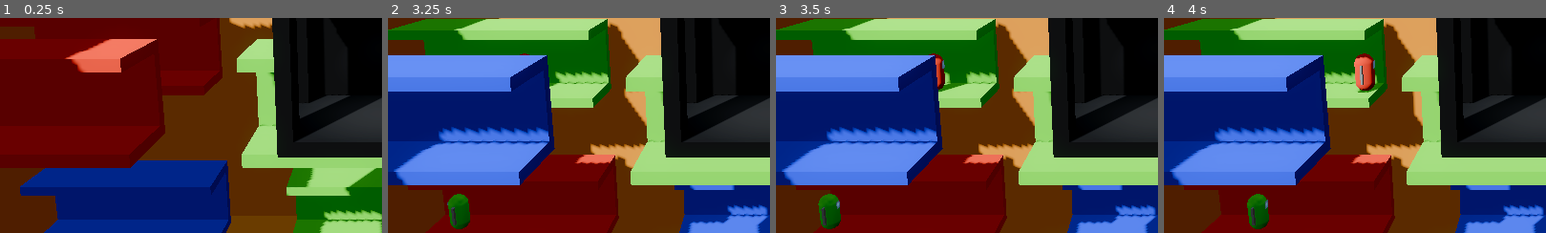
Above: before the commit, frames 1-4 (left to right).
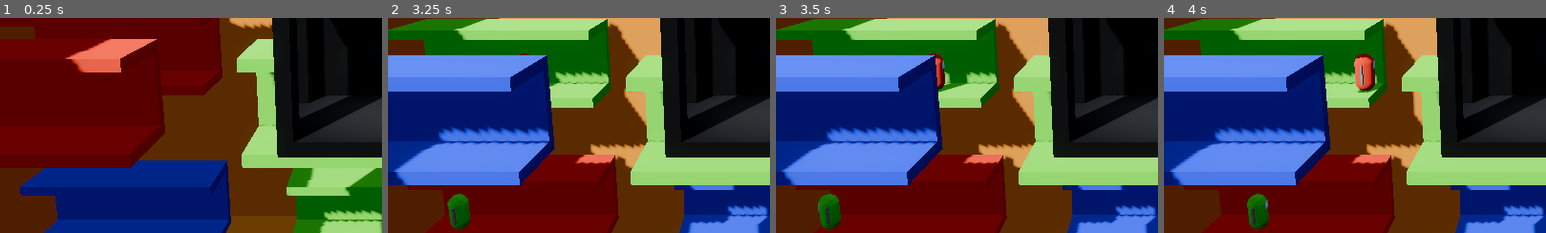
Above: after the commit, the same moments.

Repository: GriffinBaxter/Prof-Oddheart-or-How-I-Learned-to-Stop-Worrying-and-Love-the-Elevator
Game: Godot game, scene res://Scenes/main.tscn
Same seed, same stepped clock (60 frames per second), same inputs: the game is played once before the commit and once after it. This scene is started directly instead of the project's main scene. The engine's default icon, where the game draws it, is replaced by a stand-in: a white triangle on a blue panel in a dark square. Sound files missing from this copy of the repository are replaced by a short silence.
Inputs:
- Up to frame 1 (0.25 s): no input
- Up to frame 2 (3.25 s): tap Enter at 0.5 s; hold W (up) from 0.53 s (still down); tap Q (drop) every 0.75 s from 0.6 to 2.85 s
- Up to frame 3 (3.5 s): keep holding W (up)
- Up to frame 4 (4 s): keep holding W (up); tap Q (drop) at 3.6 s
The pictures show only the part of the screen within x 0-50%, y 43-93%; the shares and areas given below are measured in that part.

Frames 1-2 are identical in both runs. In frame 3, 0.2% of the frame differs, in the area x 11-17%, y 84-97%; in frame 4, nothing differs.

Commit message:
$12a: Updated all player rotations to be smooth

Diff:
--- a/Scripts/person_base.gd
+++ b/Scripts/person_base.gd
@@ -60,10 +60,20 @@
 		if !elevator_ding.playing or elevator_ding.get_playback_position() >= 2:
 			elevator_ding.play()
 
+		await get_tree().create_timer(0.5).timeout
+		tween.stop()
+
 
 func drop_off(new_direction: int, corridor_colour := Color.TRANSPARENT) -> void:
 	if corridor_colour == colour or corridor_colour == Color.TRANSPARENT:
 		direction = new_direction
+		var tween := create_tween()
+		(
+			tween
+			. tween_property(self, "rotation_degrees:y", 90 if direction >= 0 else -90, 0.5)
+			. set_trans(Tween.TRANS_SINE)
+			. set_ease(Tween.EASE_OUT)
+		)
 		rotation_degrees.y = 90 if direction >= lerp(0, 90, 0.75) else lerp(0, -90, 0.75)
 		in_elevator = false
 		if corridor_colour == Color.TRANSPARENT:
@@ -73,6 +83,8 @@
 		elevator.people_in_elevator.remove_at(elevator.people_in_elevator.find(self))
 		if !elevator_ding.playing or elevator_ding.get_playback_position() >= 2:
 			elevator_ding.play()
+		await get_tree().create_timer(0.5).timeout
+		tween.stop()
 
 
 func die() -> void:
@@ -84,10 +96,17 @@
 func handle_collision_outer_walls(ray: RayCast3D) -> void:
 	if ray.is_colliding():
 		var col := ray.get_collider()
-		if col != null:
-			if col.is_in_group("outer_walls"):
-				direction = -direction
-				rotation_degrees.y = 90 if direction >= 0 else -90
+		if col != null and col.is_in_group("outer_walls"):
+			direction = -direction
+			var tween := create_tween()
+			(
+				tween
+				. tween_property(self, "rotation_degrees:y", 90 if direction >= 0 else -90, 0.5)
+				. set_trans(Tween.TRANS_SINE)
+				. set_ease(Tween.EASE_OUT)
+			)
+			await get_tree().create_timer(0.5).timeout
+			tween.stop()
 
 
 func play_conversation(conversation: Array, person_index: int) -> void:
